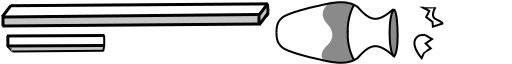
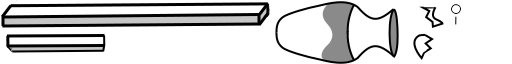
Layers edited between the first and the second 512x64 image:
added layer "WindowBeads" above "Color" over [451, 4, 461, 25]
painted on "Color" over [451, 5, 461, 14]
